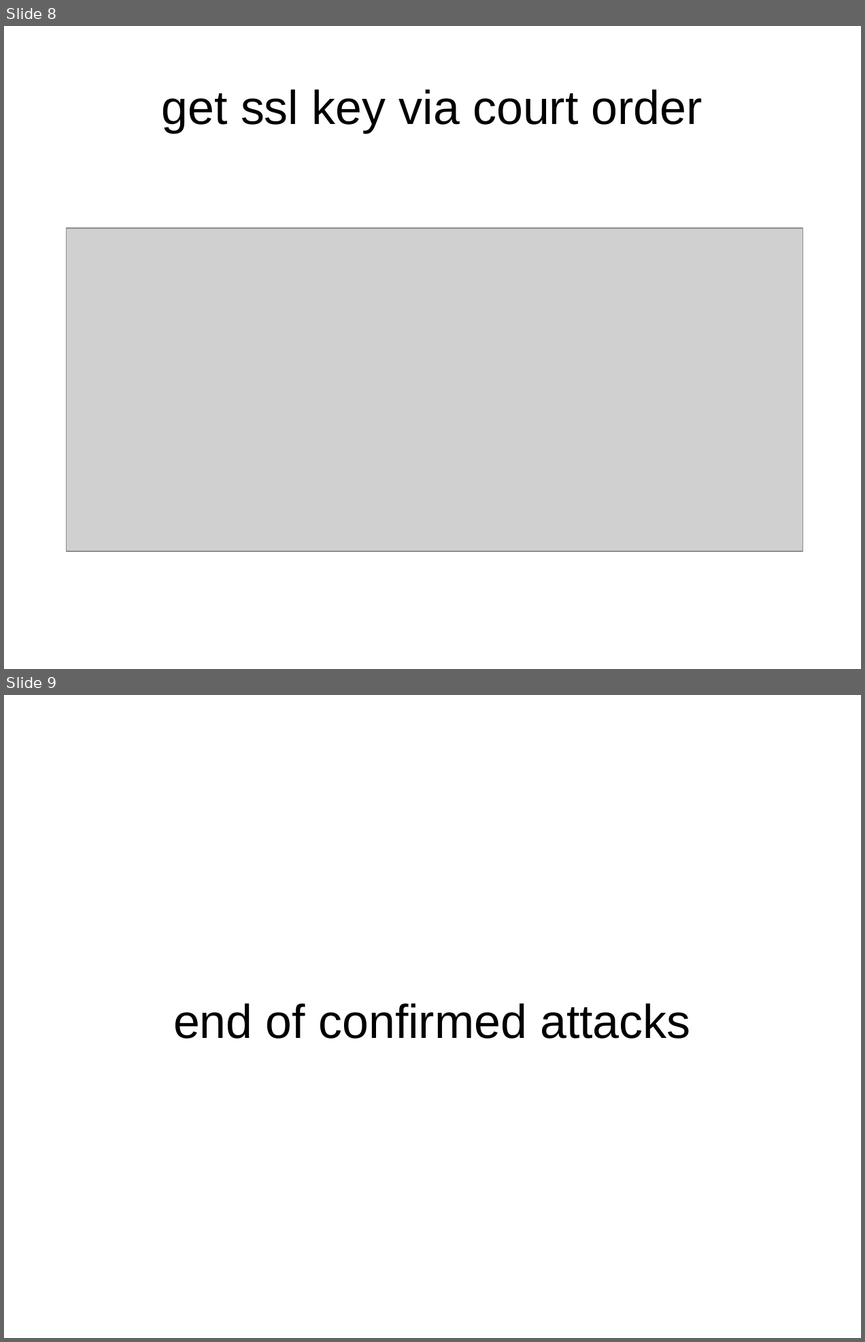
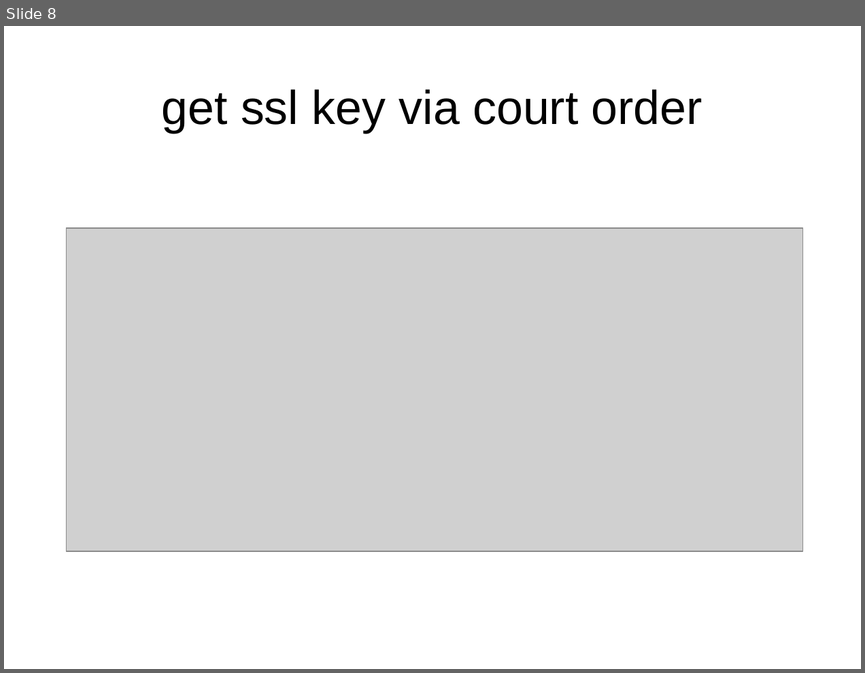
Before and after one commit to diafygi/byoFS, a slide deck: presentation/logic.odp. Shown one above the other, each under a label of ours: slides 8 and 9 before the commit, slide 8 after it. The pictures are 865x1342 and 865x673 pixels, drawn with LibreOffice and Linux fonts; fonts in the diff are those of the drawing; grey boxes stand for pictures. Boxes give left, top, right and bottom in pixels: in the first picture for what was removed or moved away, otherwise in the second. Text is boxed around its words. In the diff, an @@ line names an element or a change of style, - is before the commit and + after.

```diff
--- a/presentation/logic.odp
+++ b/presentation/logic.odp
@@ slide 9 removed at [4, 695, 861, 1338], background #FFFFFF @@
@@ title removed at [173, 1003, 690, 1038] @@
-end of confirmed attacks
```
Also in this commit, not shown: 2 slides changed, 1 slide added.
